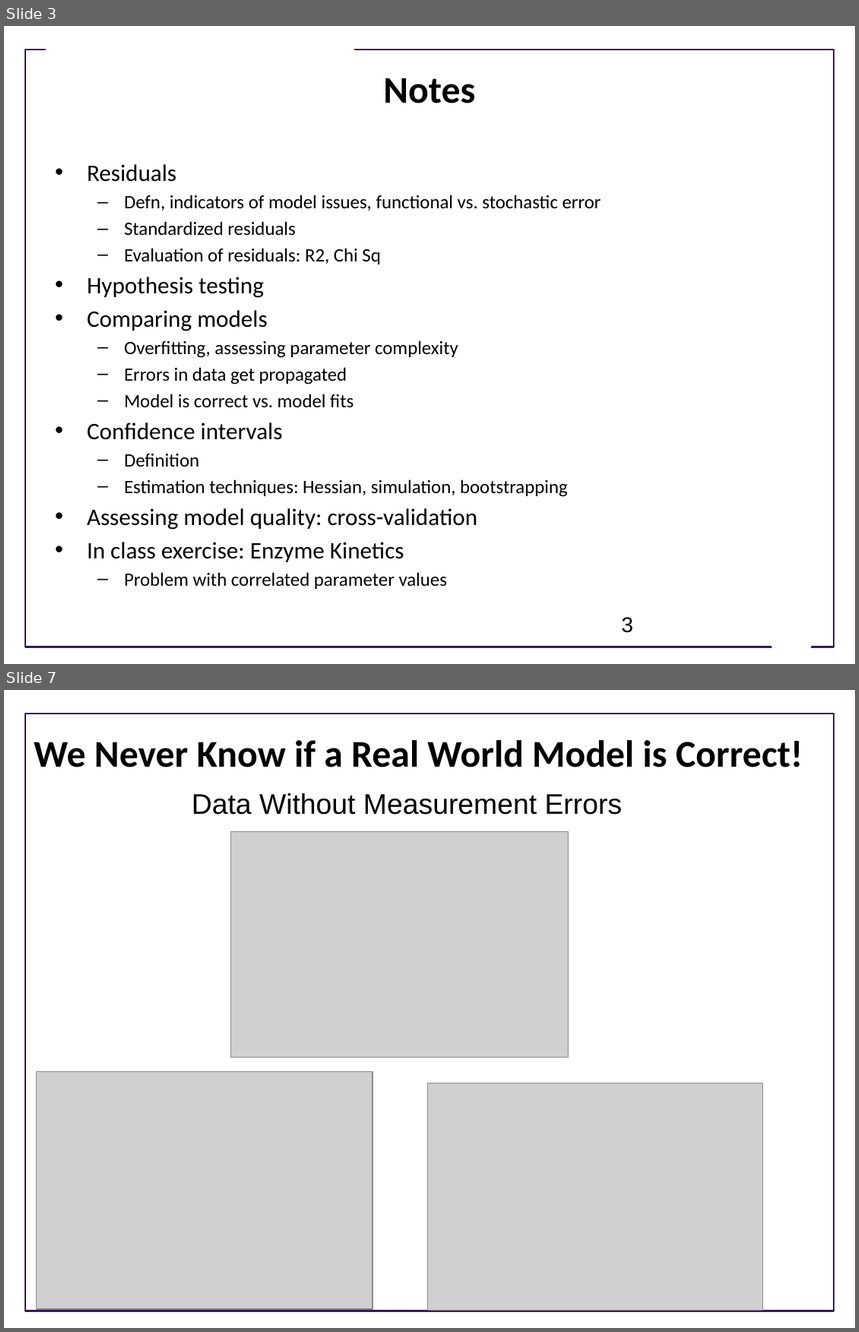
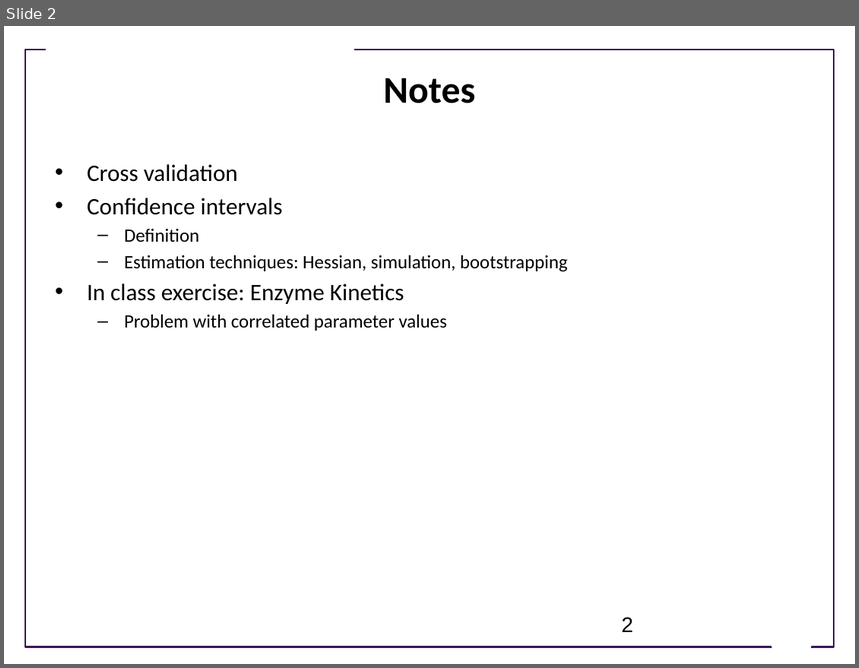
Before and after one commit to ModelEngineering/advancing-biomedical-models, a slide deck: Lectures/week_4/CSE 599V Lecture 10 - Estimating Confidence in Models and Parameters- II .pptx. Shown one above the other, each under a label of ours: slides 3 and 7 before the commit, slide 2 after it; the slides between them are not shown. The pictures are 859x1332 and 859x668 pixels, drawn with LibreOffice and Linux fonts; fonts in the diff are those of the drawing; grey boxes stand for pictures; background and template pictures are left out. Boxes give left, top, right and bottom in pixels: in the first picture for what was removed or moved away, otherwise in the second. Text is boxed around its words. In the diff, an @@ line names an element or a change of style, - is before the commit and + after.

```diff
--- a/Lectures/week_4/CSE 599V Lecture 10 - Estimating Confidence in Models and Parameters- II .pptx
+++ b/Lectures/week_4/CSE 599V Lecture 10 - Estimating Confidence in Models and Parameters- II .pptx
@@ slide 7 removed at box(4, 690, 855, 1328), background #FFFFFF; not listed: 1 template element that a slide beside it also shows @@
@@ title removed at box(34, 740, 803, 768) @@
-We Never Know if a Real World Model is Correct!
@@ text removed at box(192, 793, 623, 815) @@
-Data Without Measurement Errors
@@ picture removed at box(231, 832, 569, 1058) @@
@@ picture removed at box(37, 1072, 373, 1309) @@
@@ picture removed at box(428, 1083, 763, 1310) @@
@@ page number removed at box(721, 1279, 770, 1313) @@
-7
@@ what was slide 3 is now slide 2 @@
@@ slide 2 changed as well @@
@@ text at box(87, 164, 238, 182): text changed; size 16 to 20 pt @@
-• Residuals
-  – Defn, indicators of model issues, functional vs. stochastic error
-  – Standardized residuals
-  – Evaluation of residuals: R2, Chi Sq
-• Hypothesis testing
-• Comparing models
-  – Overfitting, assessing parameter complexity
-  – Errors in data get propagated
-  – Model is correct vs. model fits
+• Cross validation
@@ text at box(87, 509, 478, 530): paragraph removed @@
-• Assessing model quality: cross-validation
@@ page number at box(622, 617, 634, 632): text changed @@
-3
+2
```
Also in this commit, not shown: 1 other slide changed, 17 other slides removed, 1 other file.
